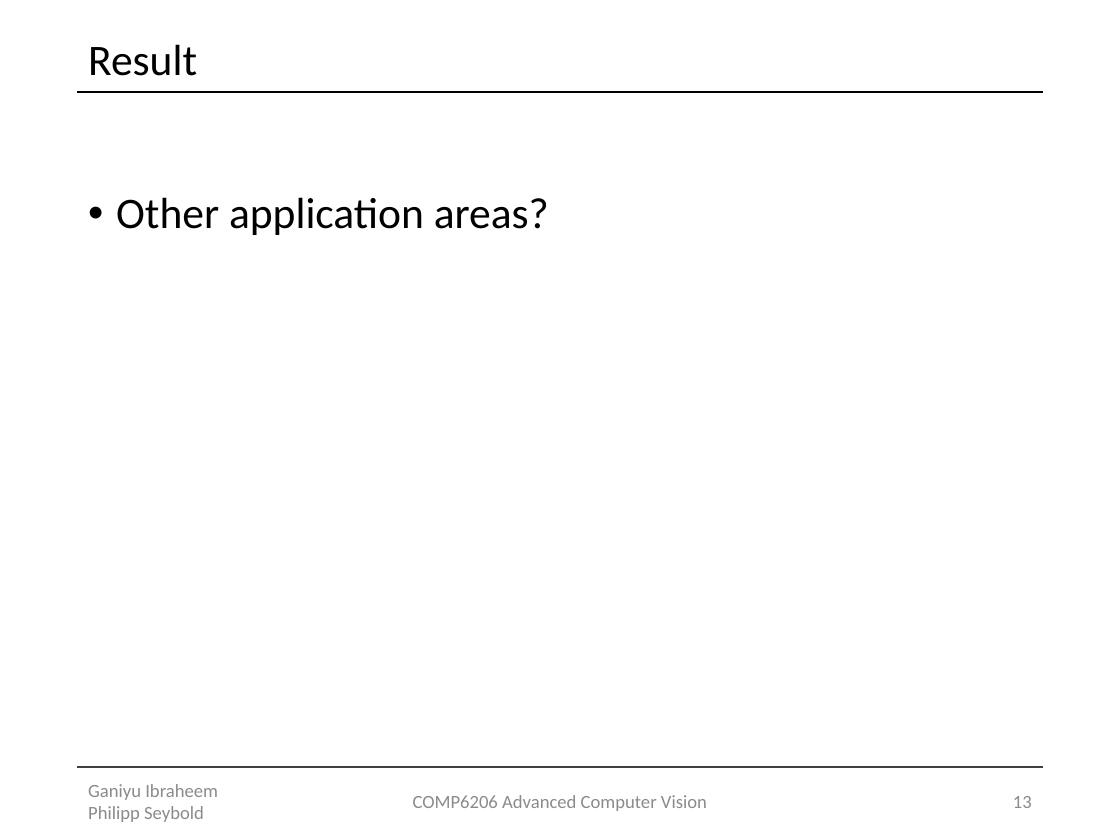
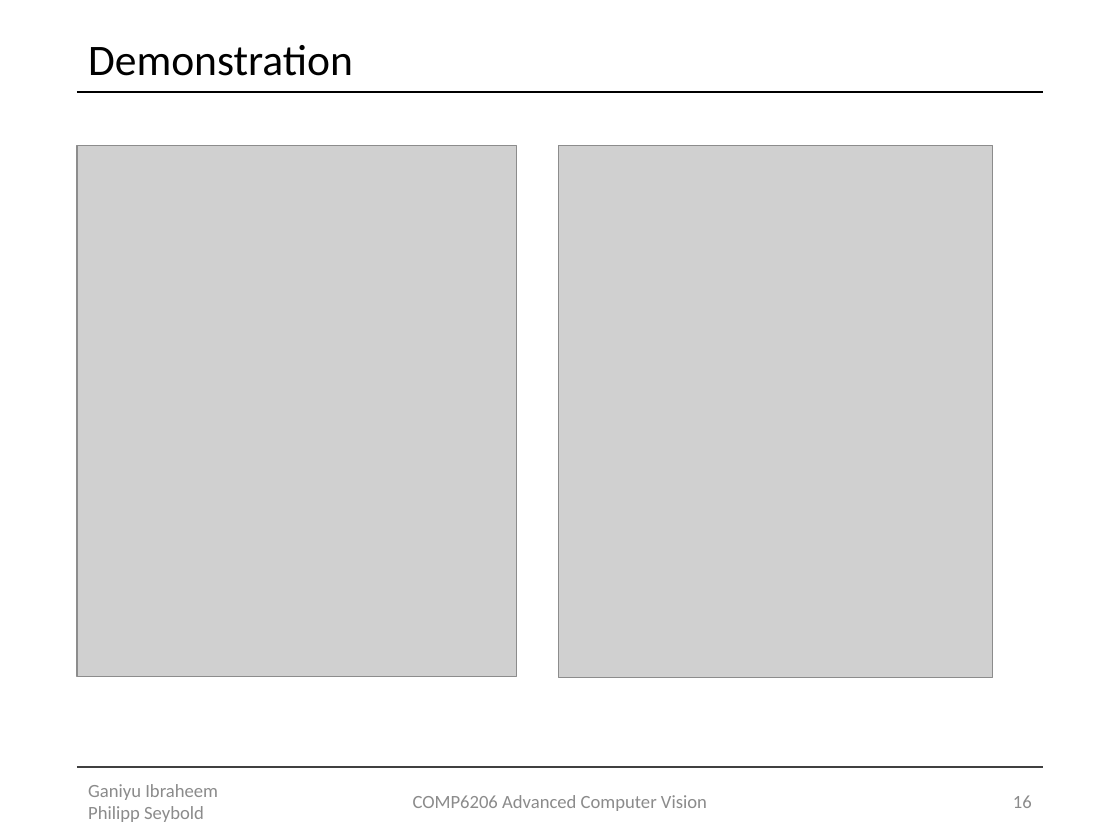
Before and after one commit to Lxrd-AJ/ForceFieldTransforms, a slide deck: slide 16 of Force Field Transformation.pptx (slide 13 before the commit). Drawn at 1120x840 pixels with LibreOffice and Linux fonts; fonts in the diff are those of the drawing; grey boxes stand for pictures. Boxes give left, top, right and bottom in pixels: in the first picture for what was removed or moved away, otherwise in the second. Text is boxed around its words. In the diff, an @@ line names an element or a change of style, - is before the commit and + after.

```diff
--- a/Force Field Transformation.pptx
+++ b/Force Field Transformation.pptx
@@ title at [88,45,353,76]: text changed @@
-Result
+Demonstration
@@ picture added at [77,146,516,676] @@
@@ picture added at [559,146,993,678] @@
@@ text removed at [116,197,549,235] @@
-• Other application areas?
@@ page number at [1013,795,1032,808]: text changed @@
-13
+16
```
Also in this commit, not shown: 11 other slides changed, 6 slides added.
